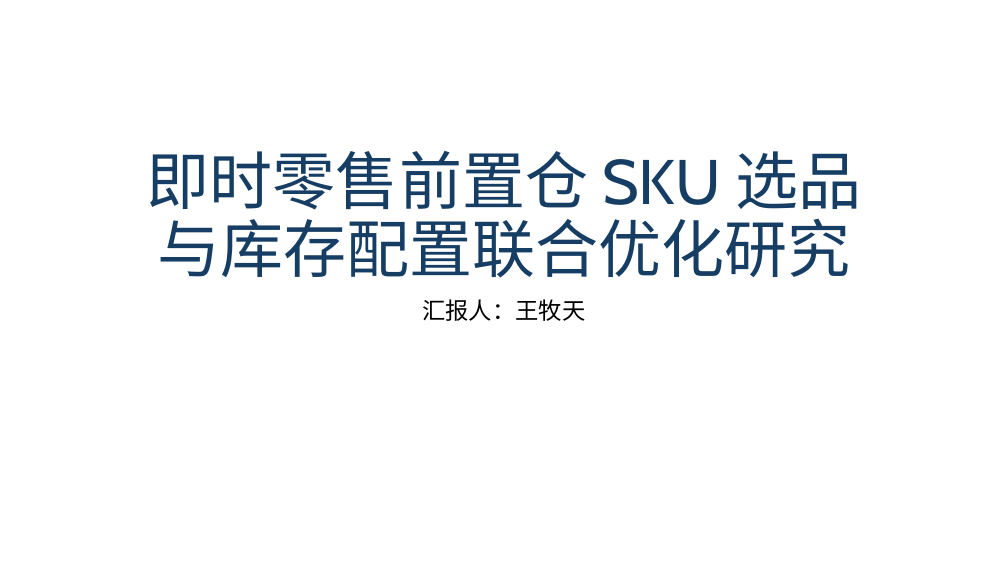
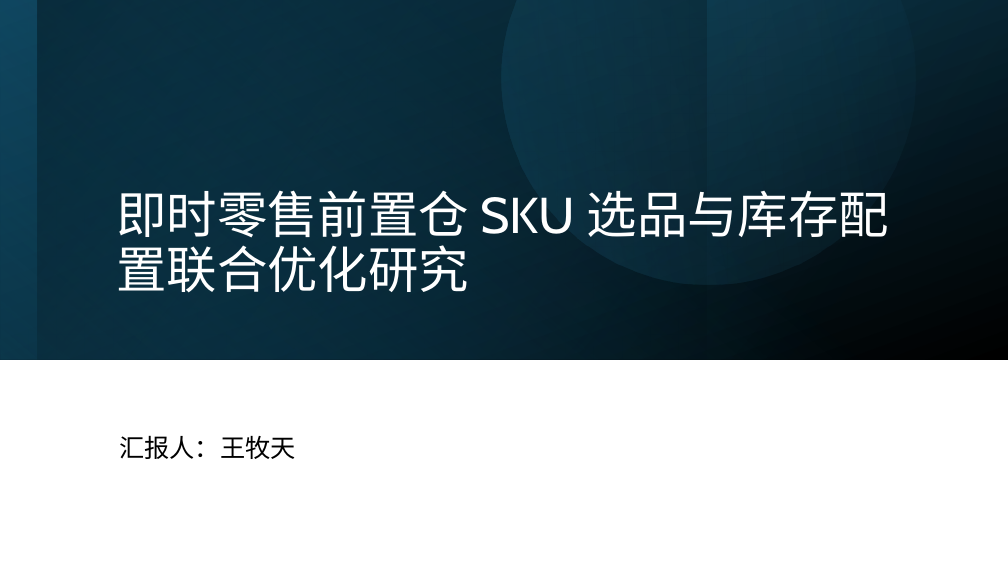
Before and after one commit to MartinWANGMUTIAN/OR_tools, a slide deck: slide 1 of Presentation1.pptx. Drawn at 1008x567 pixels with LibreOffice and Linux fonts; fonts in the diff are those of the drawing. Boxes give left, top, right and bottom in pixels: in the first picture for what was removed or moved away, otherwise in the second. Text is boxed around its words. In the diff, an @@ line names an element or a change of style, - is before the commit and + after.

```diff
--- a/Presentation1.pptx
+++ b/Presentation1.pptx
@@ rectangle added at (0, 0, 1008, 360), fill gradient #104862 to #000000 @@
@@ rectangle added at (0, 0, 1008, 360), fill gradient #156082 to #104862 @@
@@ rectangle added at (0, 0, 706, 360), fill gradient #0B3041 to #000000 @@
@@ rectangle added at (37, 0, 1008, 360), fill gradient #156082 to #000000 @@
@@ freeform shape added at (429, 0, 967, 358), fill gradient #156082 to #46B1E1 @@
@@ title "即时零售前置仓 SKU 选品与库存配置联合优化研究": place and size @@
-title "即时零售前置仓 SKU 选品与库存配置联合优化研究" at (147, 151, 861, 278)
+title "即时零售前置仓 SKU 选品与库存配置联合优化研究" at (116, 190, 889, 293)
@@ title "即时零售前置仓 SKU 选品与库存配置联合优化研究" at (116, 190, 889, 293): size 60 to 48 pt, text colour #163E64 to #FFFFFF; alignment centre to left @@
@@ subtitle "汇报人：王牧天": place and size @@
-subtitle "汇报人：王牧天" at (422, 299, 585, 321)
+subtitle "汇报人：王牧天" at (119, 435, 295, 459)
@@ subtitle "汇报人：王牧天" at (119, 435, 295, 459): size 22.2 to 24 pt; alignment centre to left; line spacing 0.8 to 0.9; vertical alignment top to middle @@
```
Also in this commit, not shown: 2 other slides changed, 1 slide added, 1 other file.
